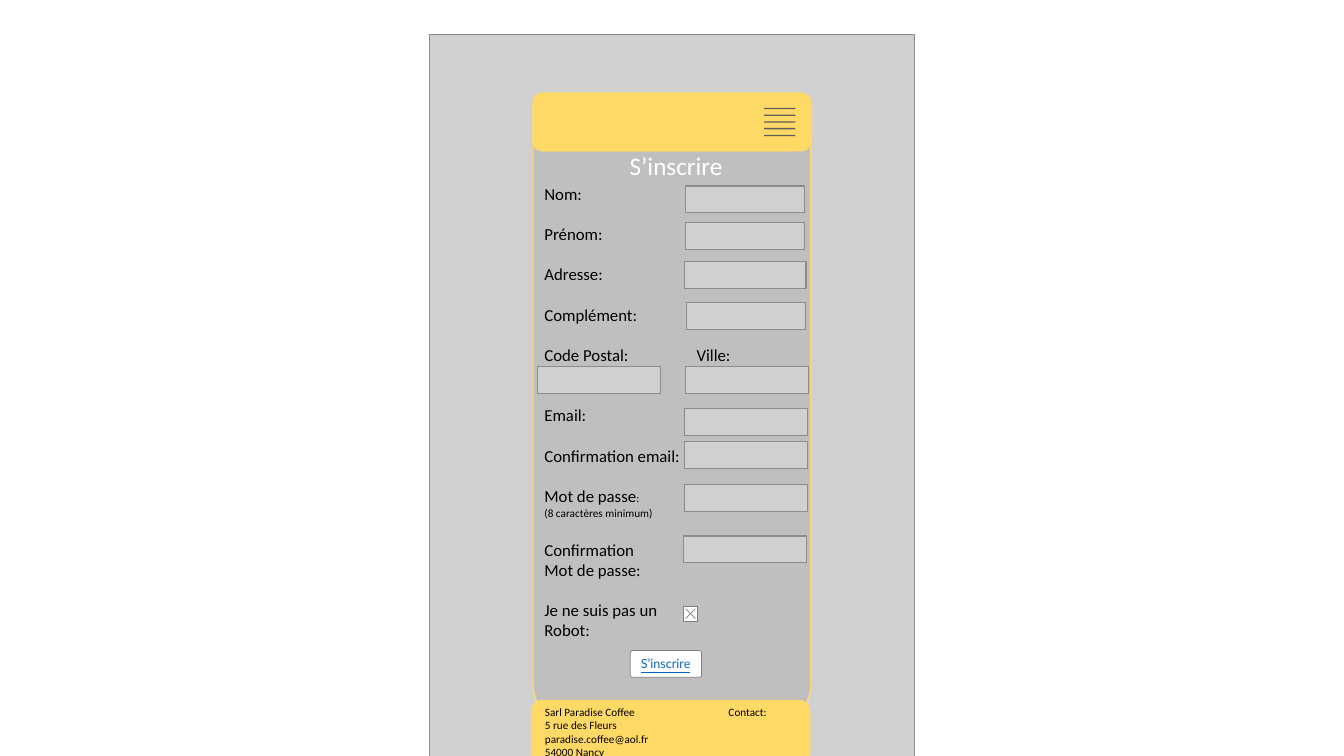
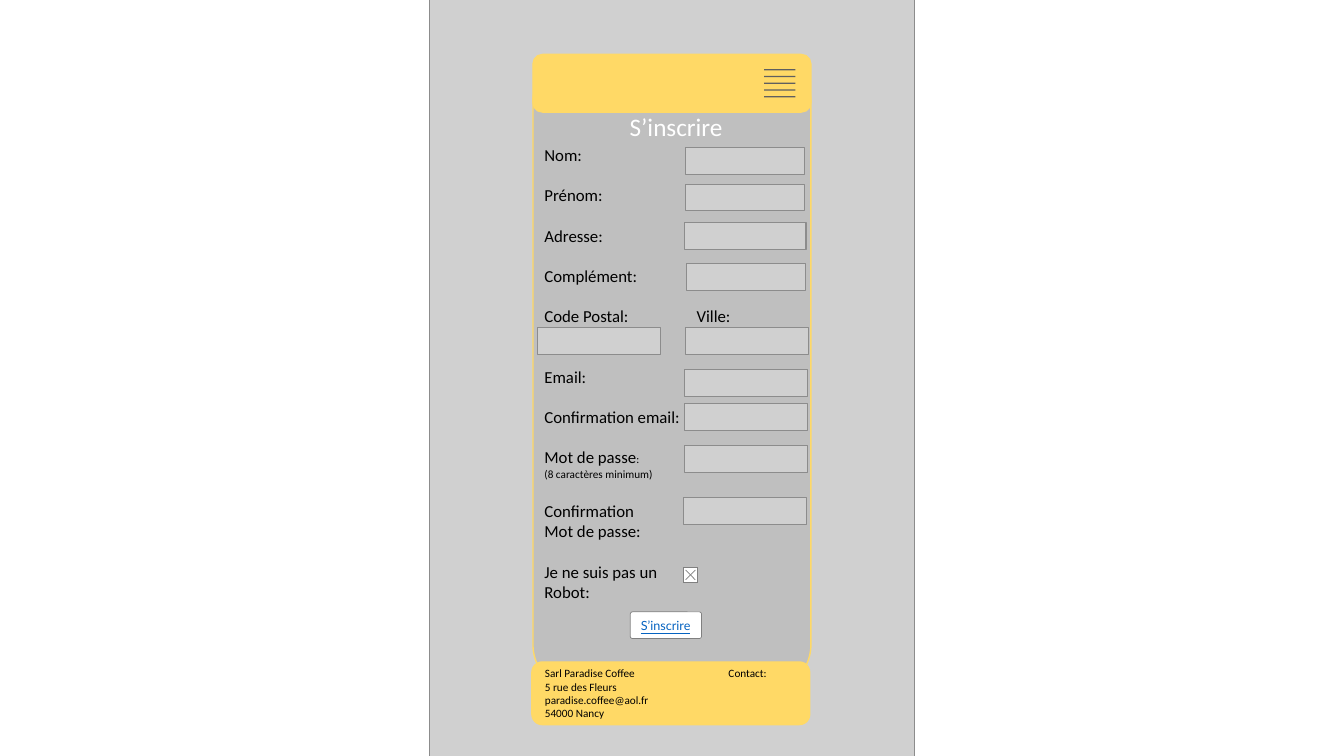
Before and after one commit to AudreyBclz/Groupe6, a slide deck: slide 2 of ProjetStage/maquette/maquetteStage.pptx. Drawn at 1344x756 pixels with LibreOffice and Linux fonts; fonts in the diff are those of the drawing; grey boxes stand for pictures. Boxes give left, top, right and bottom in pixels: in the first picture for what was removed or moved away, otherwise in the second. Text is boxed around its words. In the diff, an @@ line names an element or a change of style, - is before the commit and + after.

```diff
--- a/ProjetStage/maquette/maquetteStage.pptx
+++ b/ProjetStage/maquette/maquetteStage.pptx
@@ picture: place and size @@
-picture at <box>430,35,914,756</box>
+picture at <box>430,0,914,756</box>
@@ 10 pictures, 4 rounded rectangles, 2 texts, 2 freeform shapes, 1 rectangle: place and size @@
-10 pictures, 4 rounded rectangles, 2 texts, 2 freeform shapes, 1 rectangle at <box>532,93,812,756</box>
+10 pictures, 4 rounded rectangles, 2 texts, 2 freeform shapes, 1 rectangle at <box>532,54,812,725</box>
```
Also in this commit, not shown: 3 other slides changed, 13 slides added.
